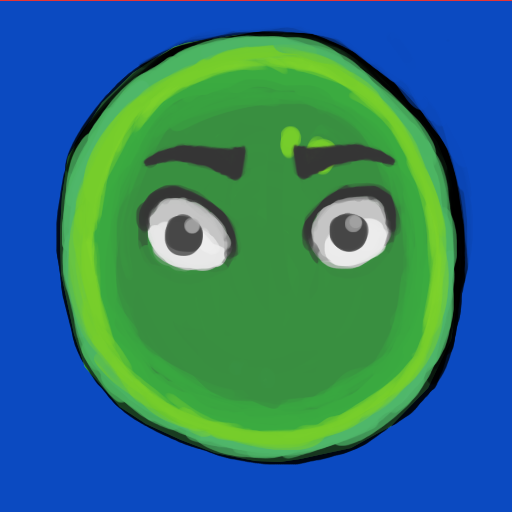
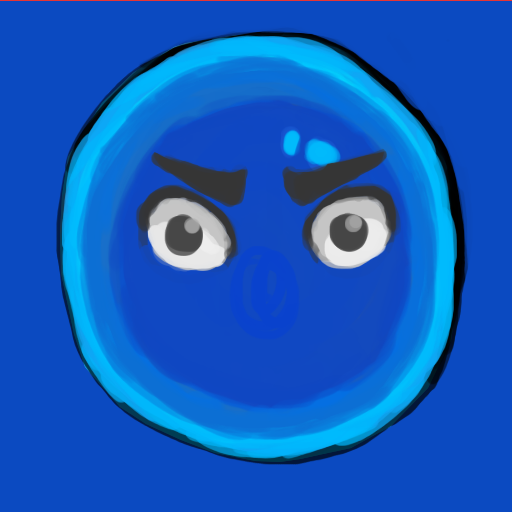
Layered file, before and after one edit (512x512). Changes by layer:
hid "eyebrow_calm" over [140, 139, 399, 193]
showed "eyebrow_angry" over [151, 144, 387, 208]
hid group "Body_circle_green" (2 layers) over [56, 27, 473, 465]
